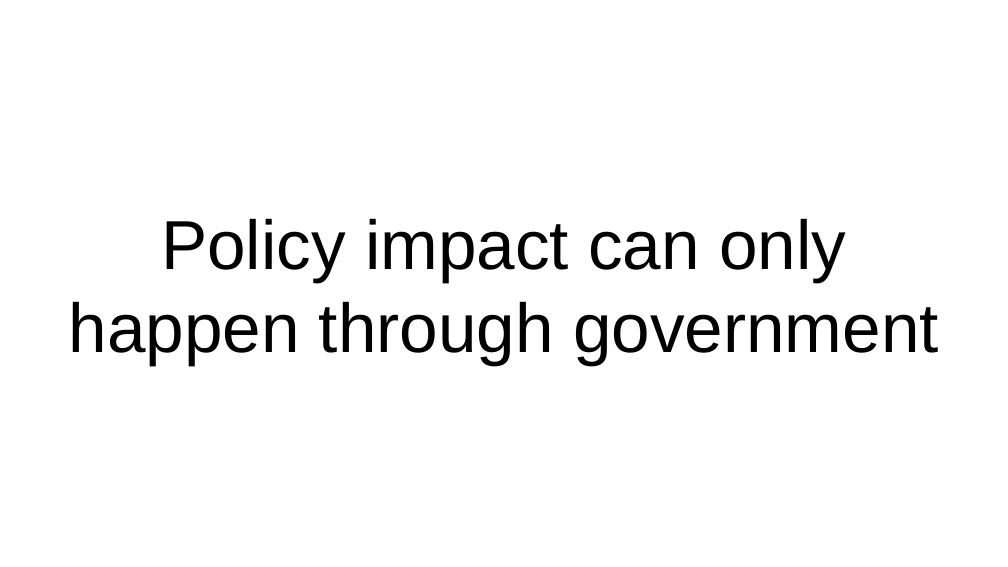
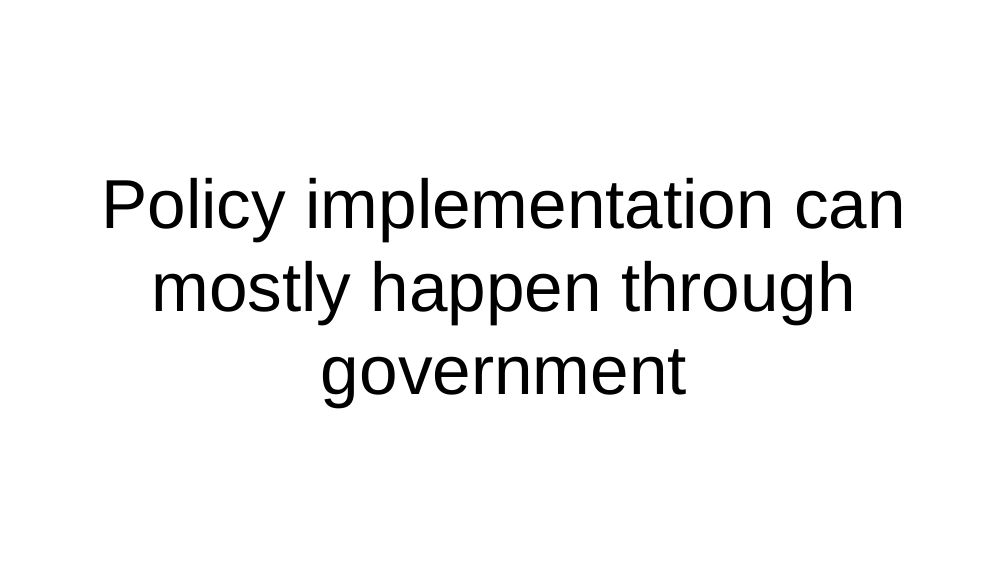
Before and after one commit to dssg/mlforpublicpolicylab, a slide deck: slide 8 of Lectures/17b-EthicsOverview.pptx. Drawn at 1008x567 pixels with LibreOffice and Linux fonts; fonts in the diff are those of the drawing. Boxes give left, top, right and bottom in pixels: in the first picture for what was removed or moved away, otherwise in the second. Text is boxed around its words. In the diff, an @@ line names an element or a change of style, - is before the commit and + after.

```diff
--- a/Lectures/17b-EthicsOverview.pptx
+++ b/Lectures/17b-EthicsOverview.pptx
@@ title at [101, 177, 906, 407]: text changed @@
-Policy impact can only happen through government
+Policy implementation can mostly happen through government
```
Also in this commit, not shown: 1 other slide changed.
